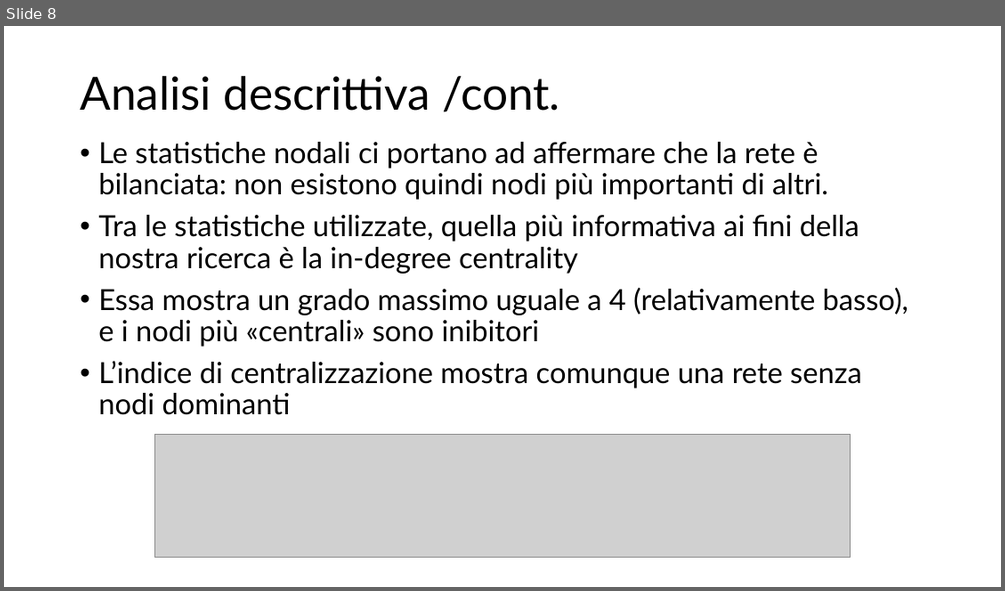
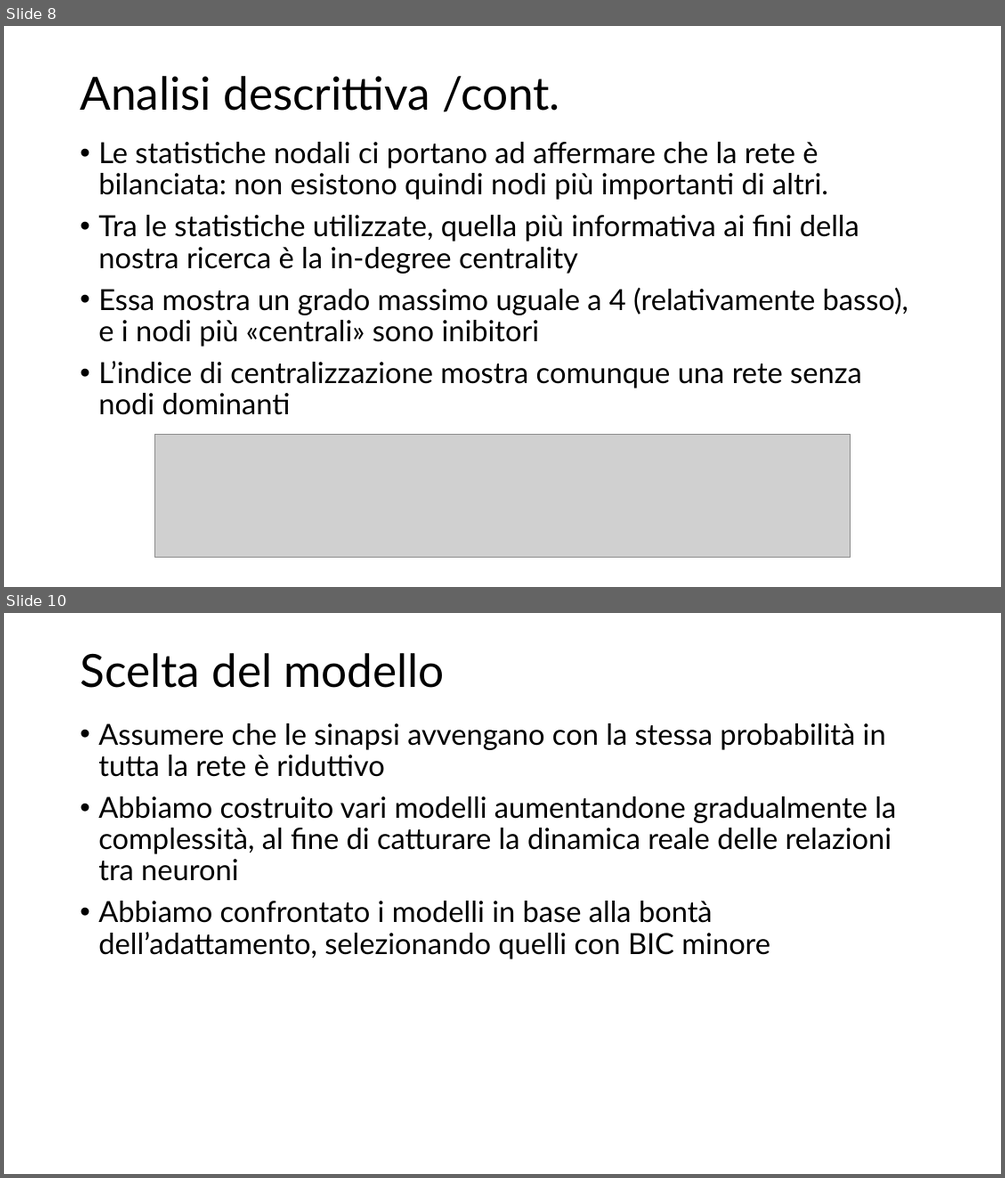
Before and after one commit to cMancio00/sand-2024, a slide deck: Analysis of visual cortical neurons of mice.pptx. Shown one above the other, each under a label of ours: slide 8 before the commit, slides 8 and 10 after it; the slides between them are not shown. The pictures are 1005x591 and 1005x1178 pixels, drawn with LibreOffice and Linux fonts; fonts in the diff are those of the drawing; grey boxes stand for pictures. Boxes give left, top, right and bottom in pixels: in the first picture for what was removed or moved away, otherwise in the second. Text is boxed around its words. In the diff, an @@ line names an element or a change of style, - is before the commit and + after.

```diff
--- a/Analysis of visual cortical neurons of mice.pptx
+++ b/Analysis of visual cortical neurons of mice.pptx
@@ slide 10 added at [4,613,1001,1174], background #FFFFFF @@
@@ title added at [80,653,445,688], 44 pt, text #000000 @@
+Scelta del modello
@@ text added at [98,723,896,959], 28 pt, text #000000 @@
+• Assumere che le sinapsi avvengano con la stessa probabilità in tutta la rete è riduttivo
+• Abbiamo costruito vari modelli aumentandone gradualmente la complessità, al fine di catturare la dinamica reale delle relazioni tra neuroni
+• Abbiamo confrontato i modelli in base alla bontà dell’adattamento, selezionando quelli con BIC minore
```
Also in this commit, not shown: 1 slide changed, 6 other slides added, 4 other files.
